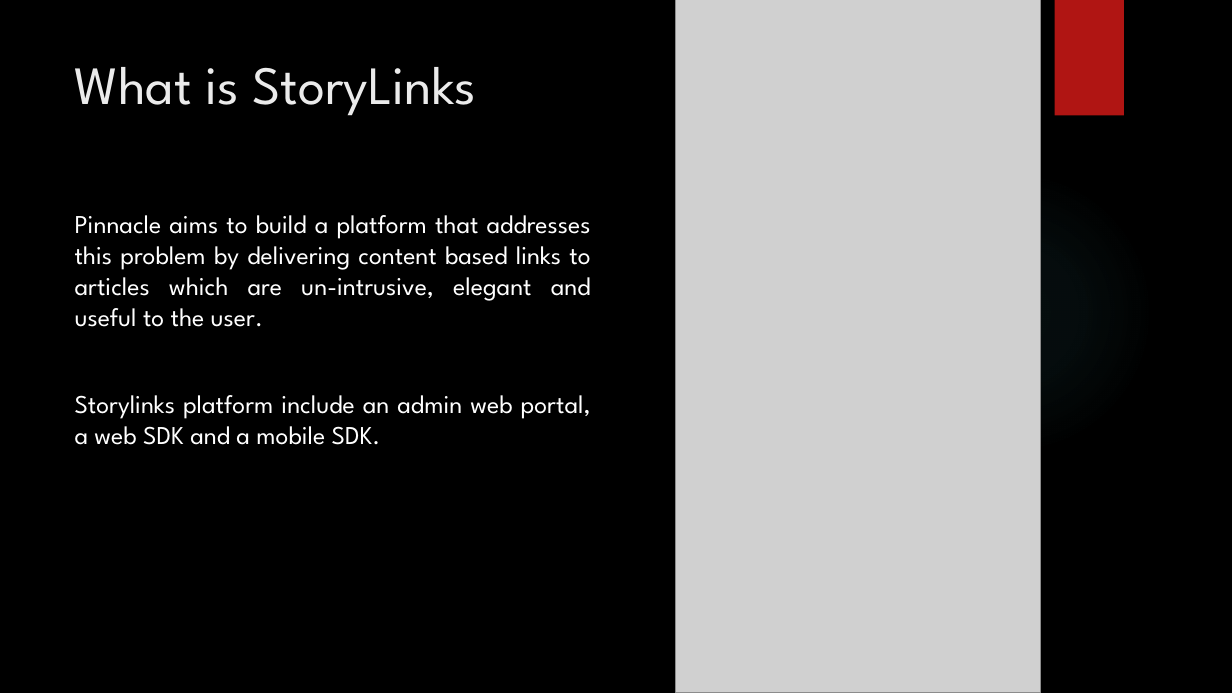
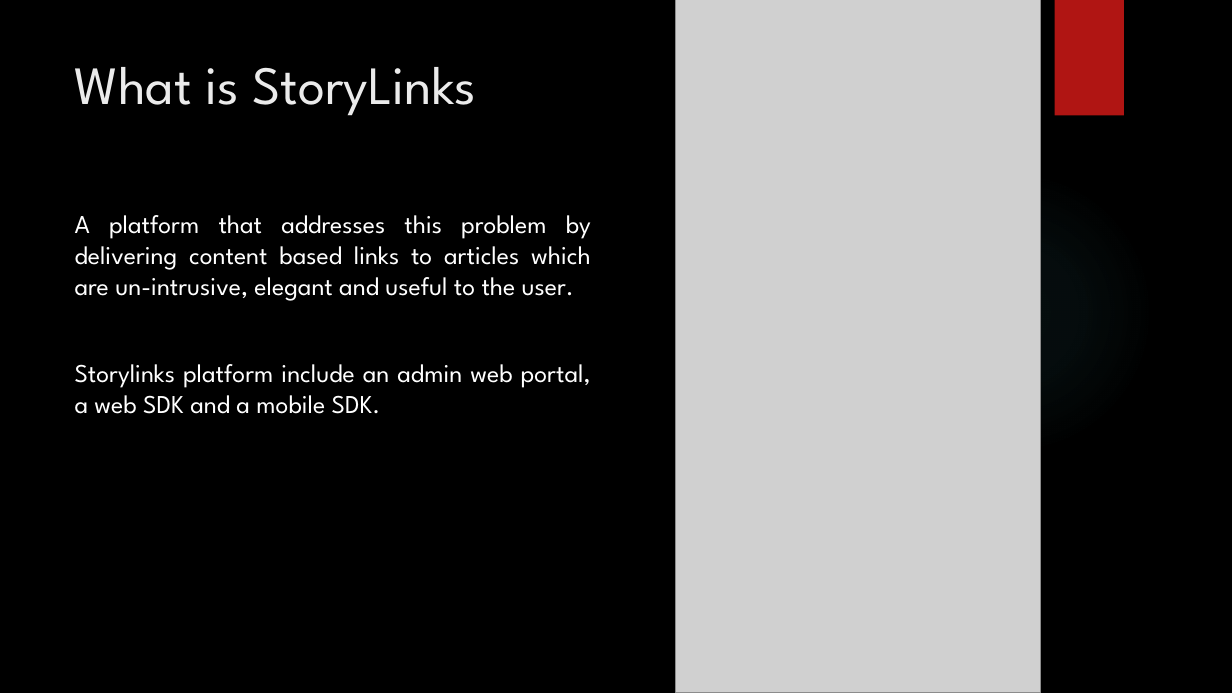
Before and after one commit to techspectations/Pinnacle, a slide deck: slide 3 of What is StoryLinks/StoryLinks.pptx. Drawn at 1232x693 pixels with LibreOffice and Linux fonts; fonts in the diff are those of the drawing; grey boxes stand for pictures; background and template pictures are left out. Boxes give left, top, right and bottom in pixels: in the first picture for what was removed or moved away, otherwise in the second. Text is boxed around its words. In the diff, an @@ line names an element or a change of style, - is before the commit and + after.

Commit message:
Update in PPT

```diff
--- a/What is StoryLinks/StoryLinks.pptx
+++ b/What is StoryLinks/StoryLinks.pptx
@@ text at [75, 215, 591, 301]: text changed @@
-Pinnacle aims to build a platform that addresses this problem by delivering content based links to articles which are un-intrusive, elegant and useful to the user.
+A platform that addresses this problem by delivering content based links to articles which are un-intrusive, elegant and useful to the user.
```
